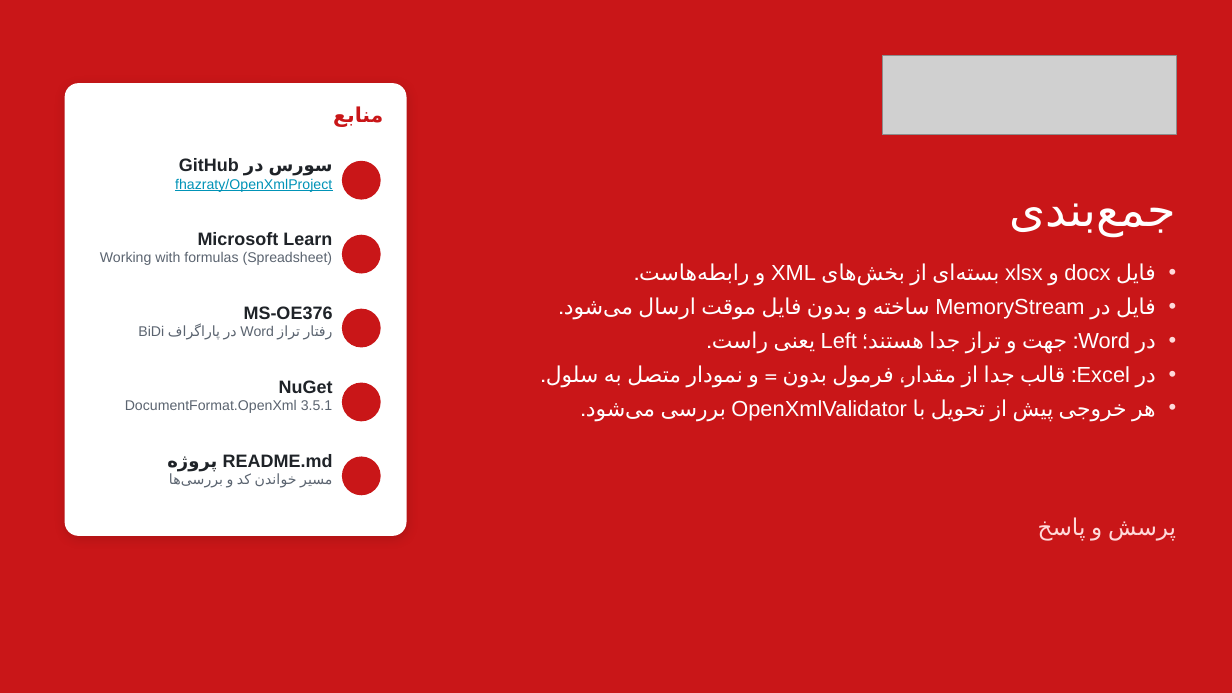
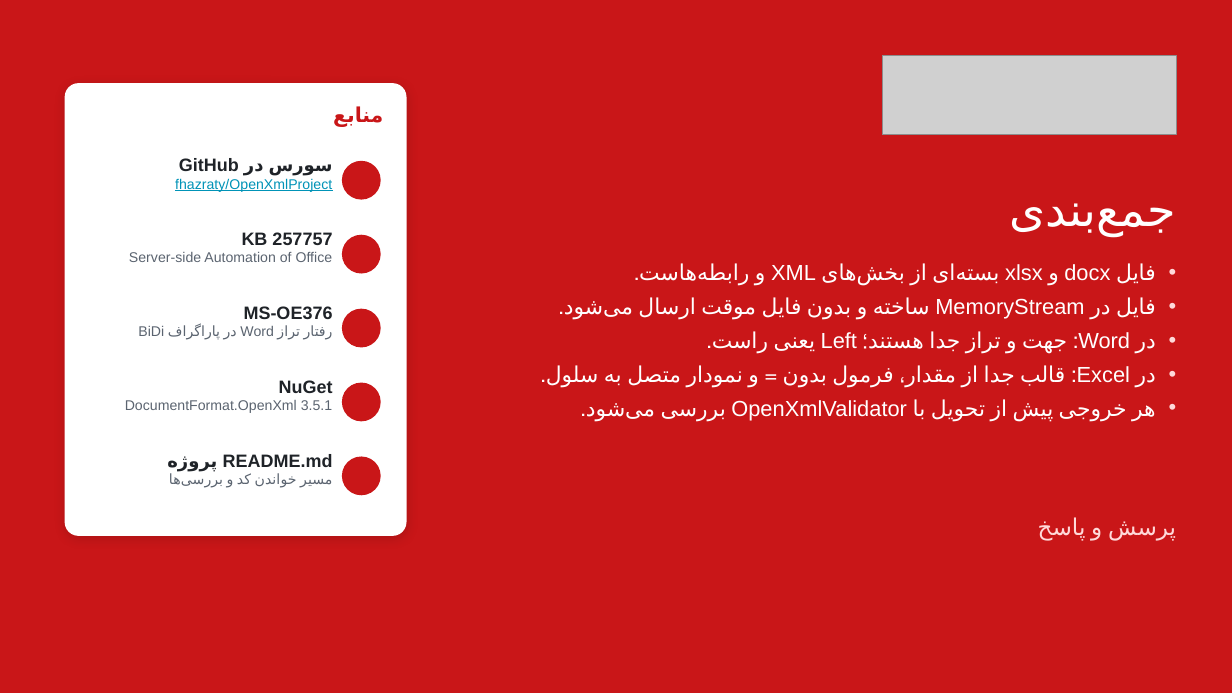
Before and after one commit to fhazraty/OpenXmlProject, a slide deck: slide 40 of docs/آموزش-OpenXmlProject.pptx (slide 36 before the commit). Drawn at 1232x693 pixels with LibreOffice and Linux fonts; fonts in the diff are those of the drawing; grey boxes stand for pictures; background and template pictures are left out. Boxes give left, top, right and bottom in pixels: in the first picture for what was removed or moved away, otherwise in the second. Text is boxed around its words. In the diff, an @@ line names an element or a change of style, - is before the commit and + after.

```diff
--- a/docs/آموزش-OpenXmlProject.pptx
+++ b/docs/آموزش-OpenXmlProject.pptx
@@ text at [129, 232, 333, 262]: text changed @@
-Microsoft Learn
-Working with formulas (Spreadsheet)
+KB 257757
+Server-side Automation of Office
```
Also in this commit, not shown: 8 other slides changed, 4 slides added, 1 other file.
